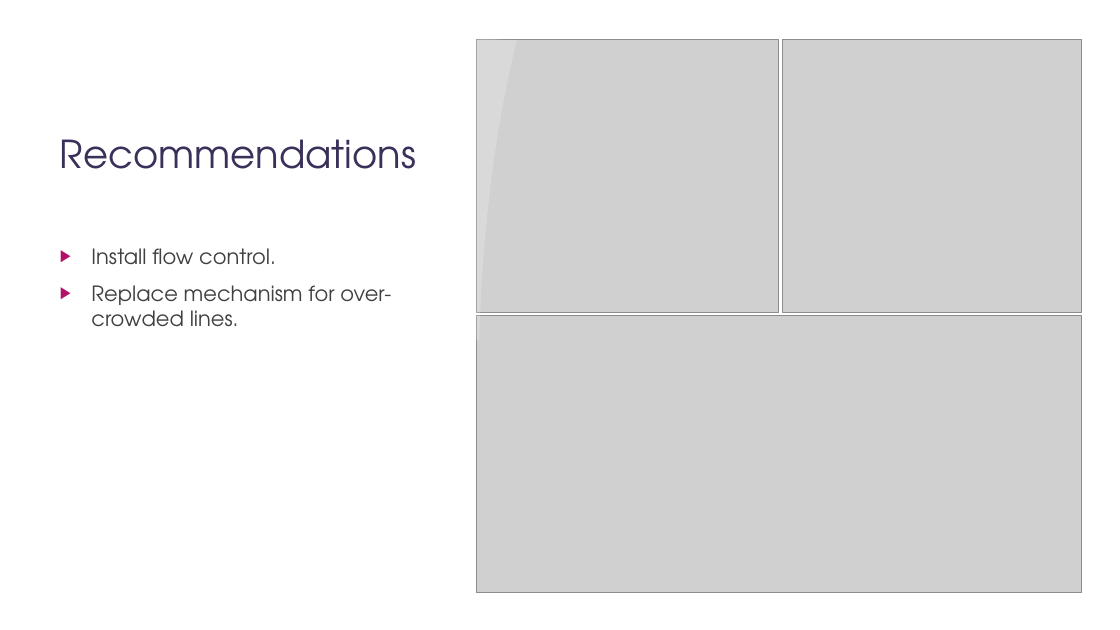
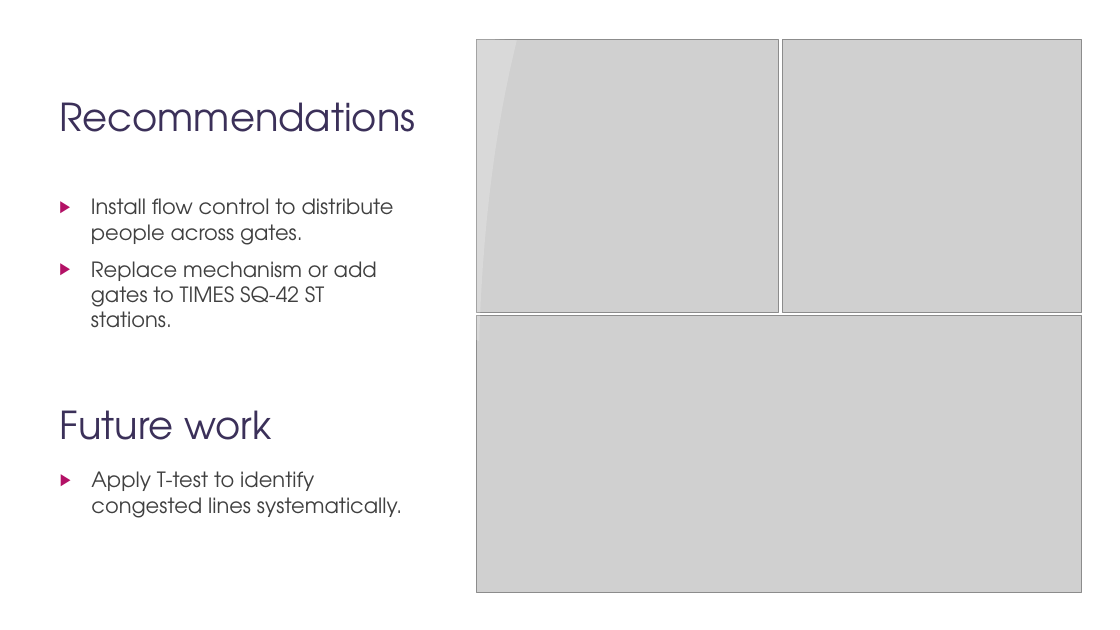
Before and after one commit to ibalzuhairi/Metro_Exploratory_Data_Analysis, a slide deck: slide 14 of EDA-MTApptx.pptx. Drawn at 1120x630 pixels with LibreOffice and Linux fonts; fonts in the diff are those of the drawing; grey boxes stand for pictures; background and template pictures are left out. Boxes give left, top, right and bottom in pixels: in the first picture for what was removed or moved away, otherwise in the second. Text is boxed around its words. In the diff, an @@ line names an element or a change of style, - is before the commit and + after.

```diff
--- a/EDA-MTApptx.pptx
+++ b/EDA-MTApptx.pptx
@@ title "Recommendations": place and size @@
-title "Recommendations" at [60,139,416,169]
+title "Recommendations" at [59,102,415,132]
@@ text at [91,198,394,327]: text changed @@
-▶ Install flow control.
-▶ Replace mechanism for over- crowded lines.
+▶ Install flow control to distribute people across gates.
+▶ Replace mechanism or add gates to TIMES SQ-42 ST stations.
@@ text added at [60,410,271,440], 33 pt, text #3B3059 @@
+Future work
@@ text added at [91,471,402,518], 18 pt, text #404040 @@
+▶ Apply T-test to identify congested lines systematically.
```
Also in this commit, not shown: 6 other slides changed.
